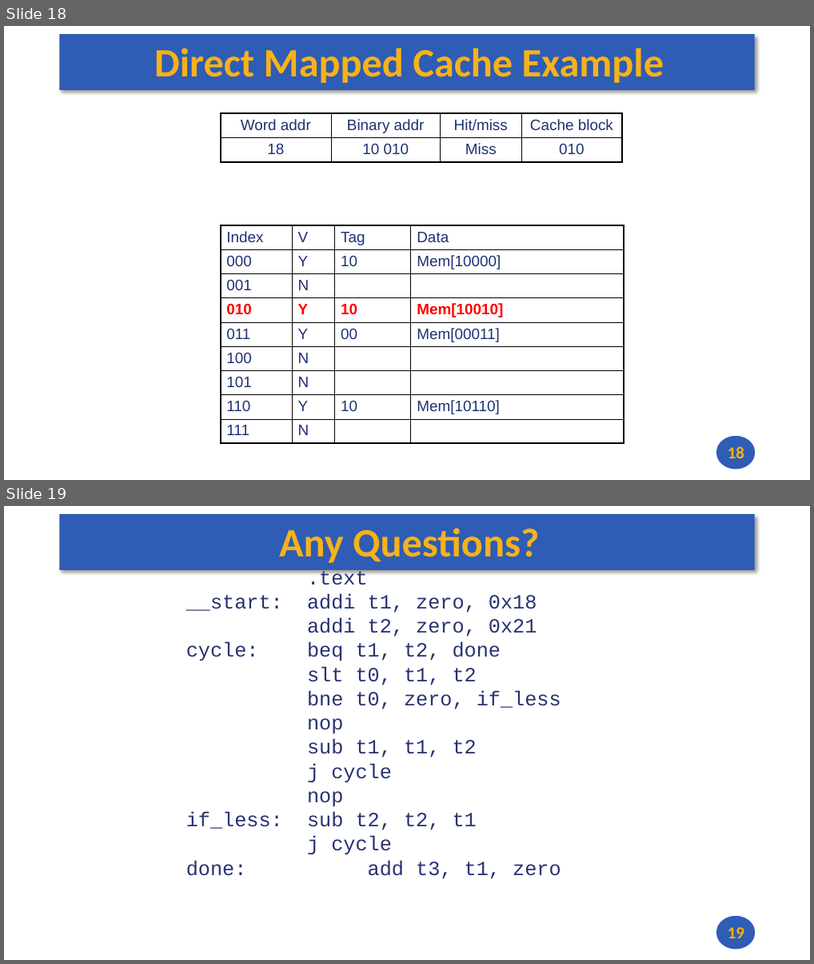
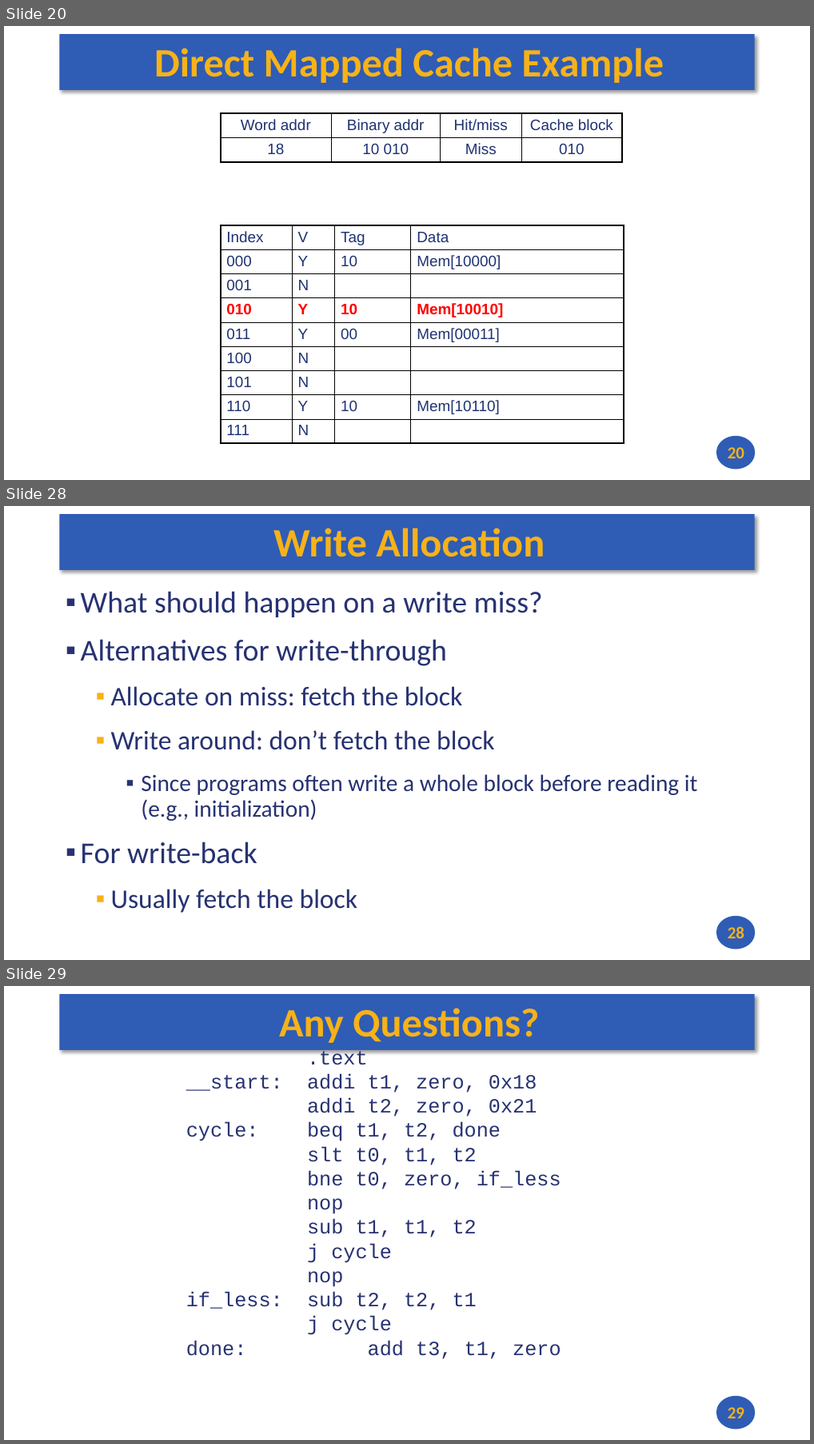
Before and after one commit to andrewt0301/hse-acos-course, a slide deck: docs/part1ca/11_Caches/CA_Lecture_11.pptx. Shown one above the other, each under a label of ours: slides 18 and 19 before the commit, slides 20, 28 and 29 after it; the slides between them are not shown. The pictures are 814x964 and 814x1444 pixels, drawn with LibreOffice and Linux fonts; fonts in the diff are those of the drawing. Boxes give left, top, right and bottom in pixels: in the first picture for what was removed or moved away, otherwise in the second. Text is boxed around its words. In the diff, an @@ line names an element or a change of style, - is before the commit and + after.

```diff
--- a/docs/part1ca/11_Caches/CA_Lecture_11.pptx
+++ b/docs/part1ca/11_Caches/CA_Lecture_11.pptx
@@ slide 28 added at [4,506,810,960], background #FFFFFF; not listed: 2 template elements that a slide beside it also shows @@
@@ title added at [274,528,545,557], 48 pt, text #F7B217, bold @@
+Write Allocation
@@ text added at [81,591,698,912], 32 pt, text #273272 @@
+▪ What should happen on a write miss?
+▪ Alternatives for write-through
+  ▪ Allocate on miss: fetch the block
+  ▪ Write around: don’t fetch the block
+    ▪ Since programs often write a whole block before reading it (e.g., initialization)
+▪ For write-back
+  ▪ Usually fetch the block
@@ page number added at [728,926,745,938], 20 pt, text #F7B217, bold @@
+28
@@ what was slide 18 is now slide 20 @@
@@ page number at [728,447,745,458]: text changed @@
-18
+20
@@ what was slide 19 is now slide 29 @@
@@ page number at [728,1407,745,1418]: text changed @@
-19
+29
```
Also in this commit, not shown: 1 slide changed, 9 other slides added, 1 other file.
